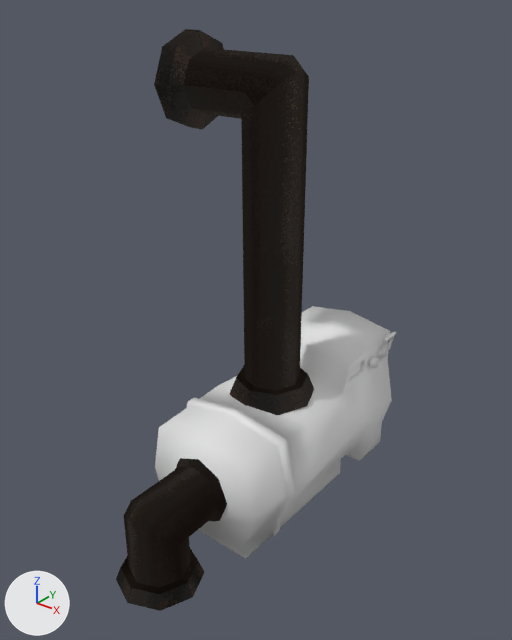
A saved change to the Blender file EgoFractum/Assets/Models/BlendFiles/modular_map_assets.blend.
The view is the same before and after, from a 50 mm camera at (4.0, -5.02, 5.35) aimed at (-0.01, -0.01, 2.25). Arrows for +X, +Y and +Z are at lower left; the lights stay in place. The picture after the commit comes second.

In view in the first picture: 'Generator', 'pipe_rleft', 'pipe_rtop' and 3 more.
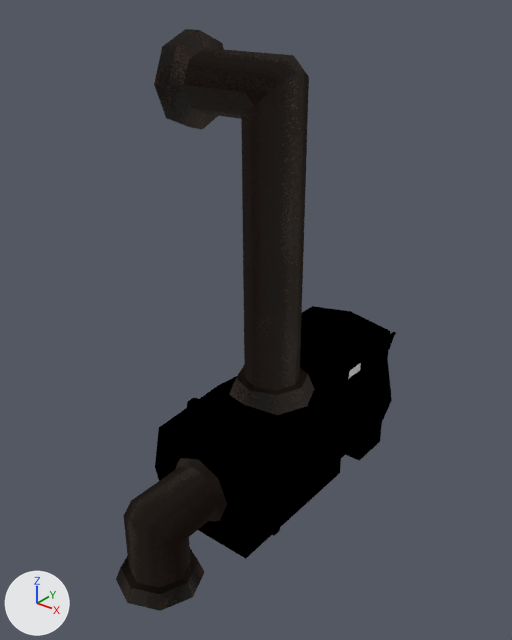
Pixel boxes (x1, y1, x2, y2) of what changed, in the pictures (512 x 640 px):
part 1 of me_cube_014, built on: (309, 359, 392, 474) in both
part 2 of me_cube_014, recoloured (white to black): (155, 306, 391, 559) in both

The change, as a diff of the scene's bpy script:
```diff
--- a/EgoFractum/Assets/Models/BlendFiles/modular_map_assets.blend.py
+++ b/EgoFractum/Assets/Models/BlendFiles/modular_map_assets.blend.py
@@ img_generator_tex @@
+img_generator_tex = load_image('generator_tex', '_unpacked/generator_tex', 512, 256, 'sRGB')
@@ mat_generatormat @@
+mat_generatormat = emission_material('GeneratorMat')
+mat_generatormat.texture = img_generator_tex
@@ me_cube_014 @@
 # used by ob_generator; location = (0.0, 0.0, 0.0)
-me_cube_014.from_pydata(...)  # 171 vertices, 169 faces; spans x -0.75..0.75, y -0.91..1.91, z 0.0..1.68
+me_cube_014.from_pydata(...)  # 182 vertices, 179 faces; spans x -0.75..0.75, y -0.91..1.91, z 0.0..1.68
+# me_cube_014 part 1
+# 1 vertex is removed from x 0.0, y 1.82, z 0.0
+# 6 faces are deleted
+# 12 vertices are added at x 0.57..0.67, y 0.66..1.72, z 0.76..1.11
+# 16 new faces join them
+# me_cube_014 part 2: 163 faces spanning x -0.75..0.75, y -0.91..1.91, z 0.0..1.68 switch from no material to mat_generatormat (picture img_generator_tex)
```
